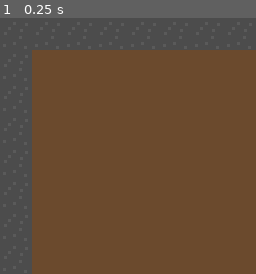
Above: before the commit, frame 1.
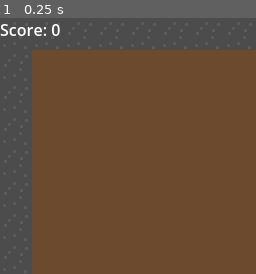
Above: after the commit, the same moment.

Repository: Sebastian-Musial/Snake---The-game
Game: Godot game, scene res://game/Game.tscn
Two runs of this game, one before a commit and one after it. Both use one fixed random seed, a clock stepped at 60 frames per second and the inputs below.
Inputs:
- Up to frame 1 (0.25 s): no input
The pictures show only the part of the screen within x 0-50%, y 0-50%; the shares and areas given below are measured in that part.

The runs differ from the first frame. In frame 1, 0.5% of the frame differs, in the area x 0-24%, y 2-8%.

Commit message:
Crete score mechanic

Diff:
--- a/snake-the-game/game/Game.gd
+++ b/snake-the-game/game/Game.gd
@@ -64,6 +64,7 @@
 	if head_snake_pos == fruit.get_body():
 		snake.eat()
 		fruit.spawn(Vector2i(board_width, board_height), snake.get_body(), rng)
+		snake.add_one_point()
 
 func win():
 	var board_set: Dictionary = {}
@@ -112,6 +113,8 @@
 	draw_wall()
 	draw_snake()
 	draw_fruit()
+	snake.reset_score()
+	$Score.text = "Score: %d" % snake.get_score()
 	Turn_Timer.wait_time = 0.5   # 500 ms
 	Turn_Timer.one_shot = false  # Timer powtarzalny - Gdyby True to wywołał by się tylko raz
 	Turn_Timer.start()           #Start odliczania czasu
@@ -123,6 +126,7 @@
 	draw_board()
 	draw_wall()
 	draw_snake()
+	$Score.text = "Score: %d" % snake.get_score()
 	if(fruit.get_exist()):
 		draw_fruit()
 	win()
@@ -146,6 +150,7 @@
 	Turn_Timer.start()
 	Turn_Timer.wait_time = 0.5   # 500 ms
 	$AudioStreamPlayer.play()
+	snake.reset_score()
 
 func _on_lose_dialog_canceled() -> void:
 	get_tree().quit()
@@ -158,6 +163,7 @@
 	Turn_Timer.start()
 	Turn_Timer.wait_time = 0.5   # 500 ms
 	$AudioStreamPlayer.play()
+	snake.reset_score()
 
 func _on_win_dialog_canceled() -> void:
 	get_tree().quit()
--- a/snake-the-game/game/Game.tscn
+++ b/snake-the-game/game/Game.tscn
@@ -74,6 +74,10 @@
 autoplay = true
 parameters/looping = true
 
+[node name="Score" type="Label" parent="."]
+offset_right = 40.0
+offset_bottom = 23.0
+
 [connection signal="timeout" from="TurnTimer" to="." method="_on_Turn_Timer_timeout"]
 [connection signal="canceled" from="LoseDialog" to="." method="_on_lose_dialog_canceled"]
 [connection signal="confirmed" from="LoseDialog" to="." method="_on_lose_dialog_confirmed"]
